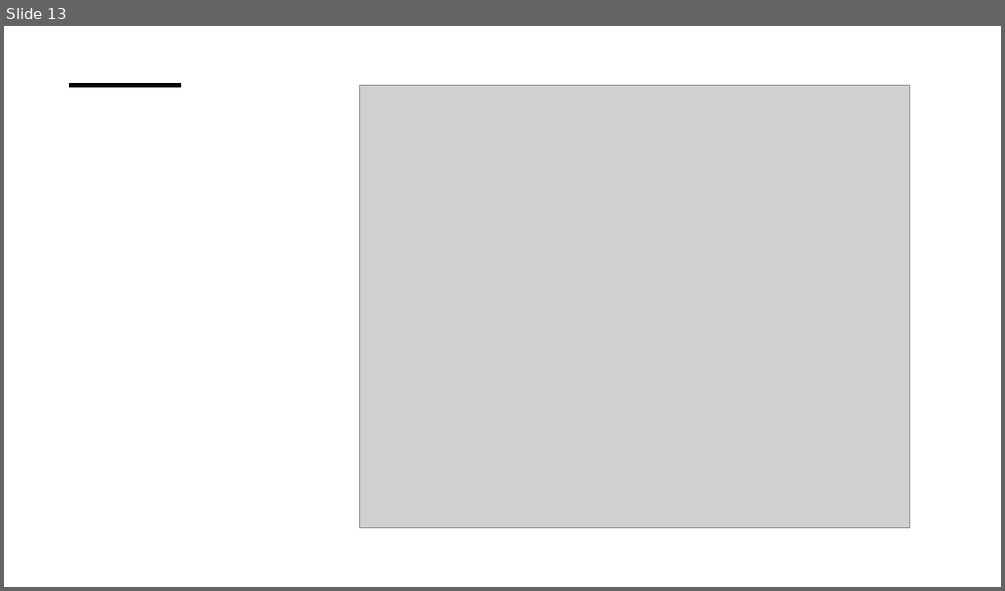
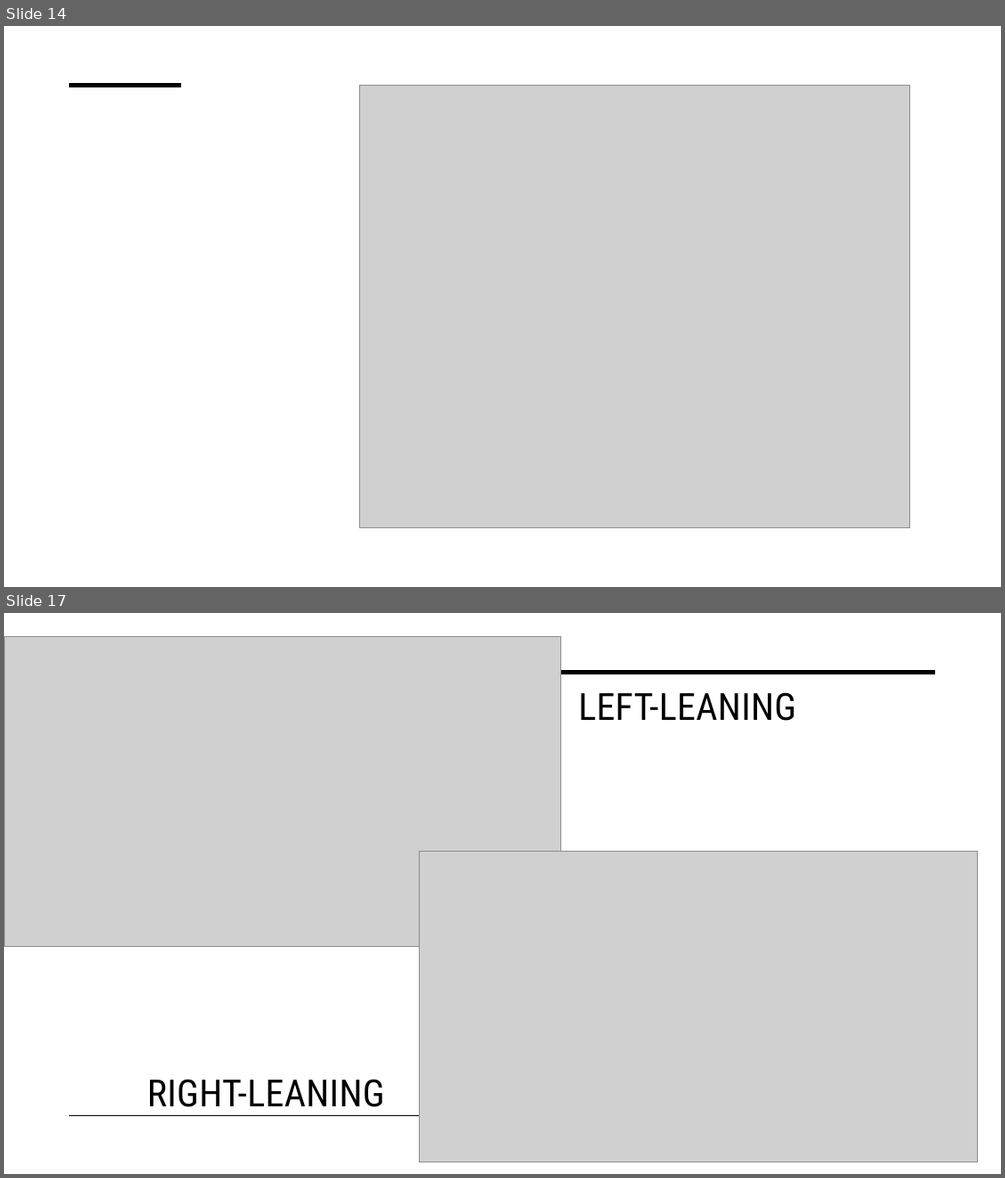
Before and after one commit to zelda4669/presidential-approval, a slide deck: Political Sentiment and Social Media.pptx. Shown one above the other, each under a label of ours: slide 13 before the commit, slides 14 and 17 after it; the slides between them are not shown. The pictures are 1005x591 and 1005x1178 pixels, drawn with LibreOffice and Linux fonts; fonts in the diff are those of the drawing; grey boxes stand for pictures. Boxes give left, top, right and bottom in pixels: in the first picture for what was removed or moved away, otherwise in the second. Text is boxed around its words. In the diff, an @@ line names an element or a change of style, - is before the commit and + after.

```diff
--- a/Political Sentiment and Social Media.pptx
+++ b/Political Sentiment and Social Media.pptx
@@ slide 17 added at (4, 613, 1001, 1174), background #FFFFFF @@
@@ picture added at (4, 636, 561, 947) @@
@@ line added from (70, 672) to (936, 672), #000000 3.5 pt @@
@@ text added at (578, 692, 796, 721), 36 pt, text #000000 @@
+LEFT-LEANING
@@ picture added at (419, 852, 978, 1162) @@
@@ text added at (147, 1078, 385, 1116), 36 pt, text #000000 @@
+RIGHT-LEANING
@@ line added from (70, 1116) to (936, 1116), #000000 1 pt @@
@@ what was slide 13 is now slide 14 @@
```
Also in this commit, not shown: 1 slide changed, 5 other slides added, 1 slide removed, 2 other files.
